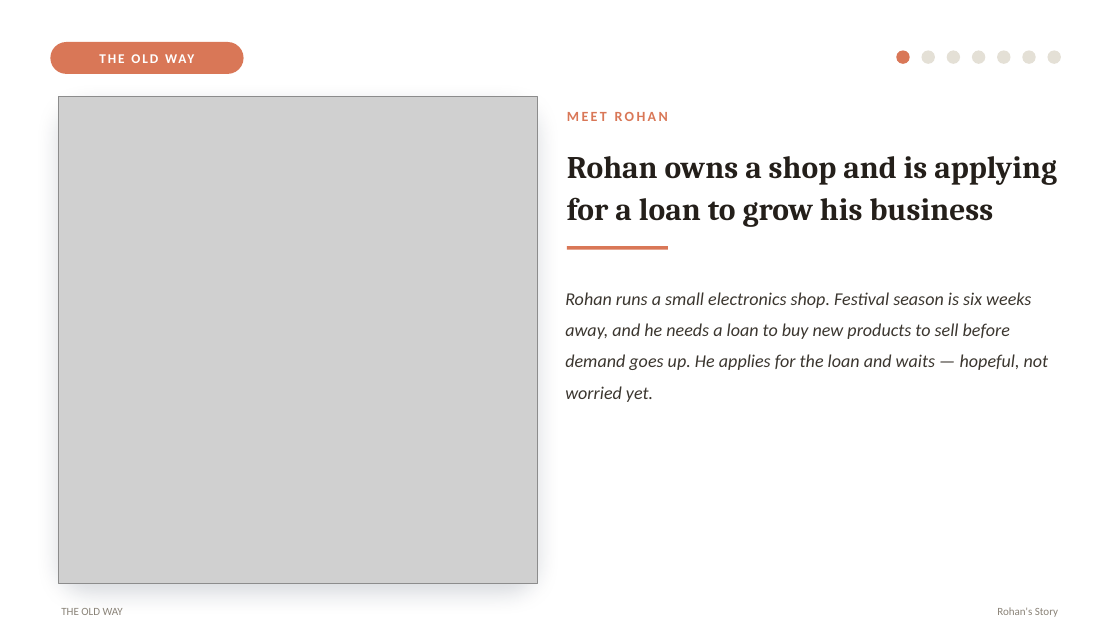
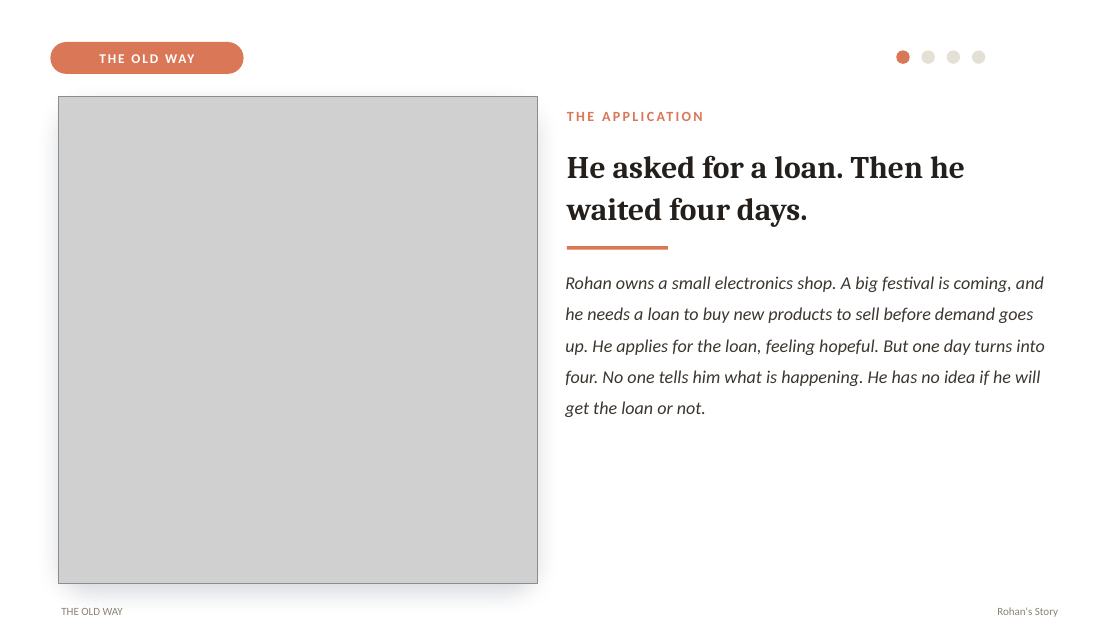
Before and after one commit to Chaurasiyakash0136/EY-Training-2026, a slide deck: slide 3 of Capstone_Project/Credit-Risk-Intelligence-Platform/docs/Project_Documents/Credit_Risk_Platform_Capstone_project.pptx. Drawn at 1120x630 pixels with LibreOffice and Linux fonts; fonts in the diff are those of the drawing; grey boxes stand for pictures. Boxes give left, top, right and bottom in pixels: in the first picture for what was removed or moved away, otherwise in the second. Text is boxed around its words. In the diff, an @@ line names an element or a change of style, - is before the commit and + after.

Commit message:
adding updated PPT

```diff
--- a/Capstone_Project/Credit-Risk-Intelligence-Platform/docs/Project_Documents/Credit_Risk_Platform_Capstone_project.pptx
+++ b/Capstone_Project/Credit-Risk-Intelligence-Platform/docs/Project_Documents/Credit_Risk_Platform_Capstone_project.pptx
@@ ellipse removed at (997, 50, 1010, 64) @@
@@ ellipse removed at (1023, 50, 1036, 64) @@
@@ ellipse removed at (1047, 50, 1061, 64) @@
@@ text at (567, 155, 965, 227): text changed @@
-Rohan owns a shop and is applying for a loan to grow his business
+He asked for a loan. Then he waited four days.
@@ text at (565, 276, 1044, 417): text changed @@
-Rohan runs a small electronics shop. Festival season is six weeks away, and he needs a loan to buy new products to sell before demand goes up. He applies for the loan and waits — hopeful, not worried yet.
+Rohan owns a small electronics shop. A big festival is coming, and he needs a loan to buy new products to sell before demand goes up. He applies for the loan, feeling hopeful. But one day turns into four. No one tells him what is happening. He has no idea if he will get the loan or not.
@@ text at (697, 339, 721, 352): text changed @@
-MEET ROHAN
+THE APPLICATION
```
Also in this commit, not shown: 4 other slides changed, 1 slide added, 2 slides removed.
